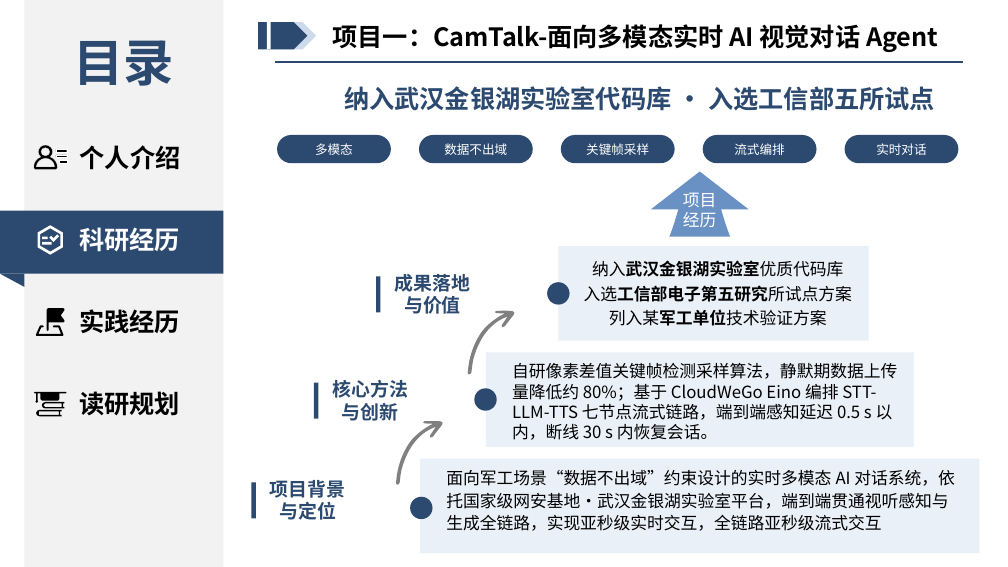
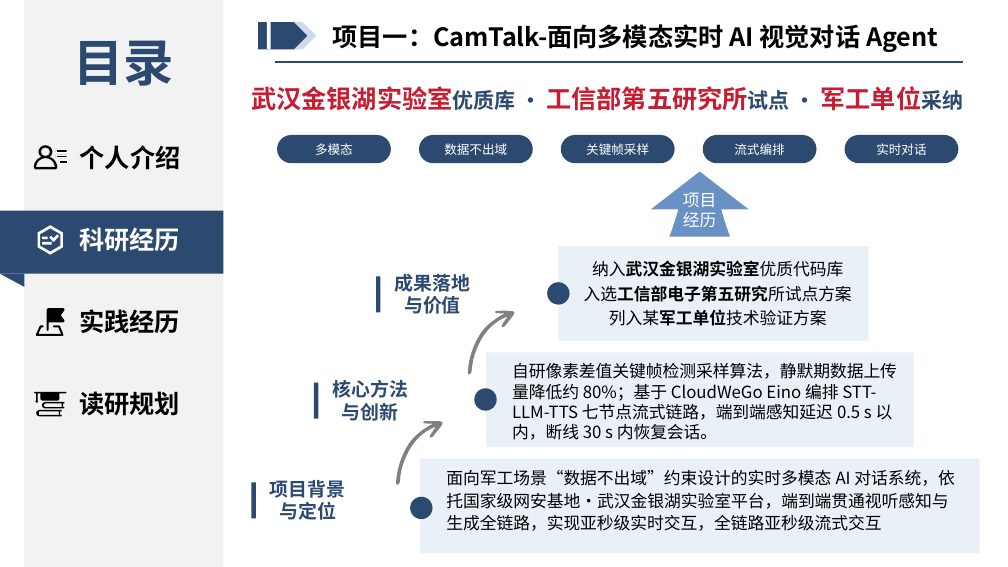
Before and after one commit to xiaofei777/exemption, a slide deck: slide 7 of 面试PPT/历史版本/推免ppt.pptx (slide 8 before the commit). Drawn at 1008x567 pixels with LibreOffice and Linux fonts; fonts in the diff are those of the drawing. Boxes give left, top, right and bottom in pixels: in the first picture for what was removed or moved away, otherwise in the second. Text is boxed around its words. In the diff, an @@ line names an element or a change of style, - is before the commit and + after.

```diff
--- a/面试PPT/历史版本/推免ppt.pptx
+++ b/面试PPT/历史版本/推免ppt.pptx
@@ text at box(251, 86, 963, 111): text changed; text colour #2C4A70 to #C81D31 @@
-纳入武汉金银湖实验室代码库 · 入选工信部五所试点
+武汉金银湖实验室优质库 · 工信部第五研究所试点 · 军工单位采纳
```
Also in this commit, not shown: 8 other slides changed, 3 slides removed, 4 other files.
